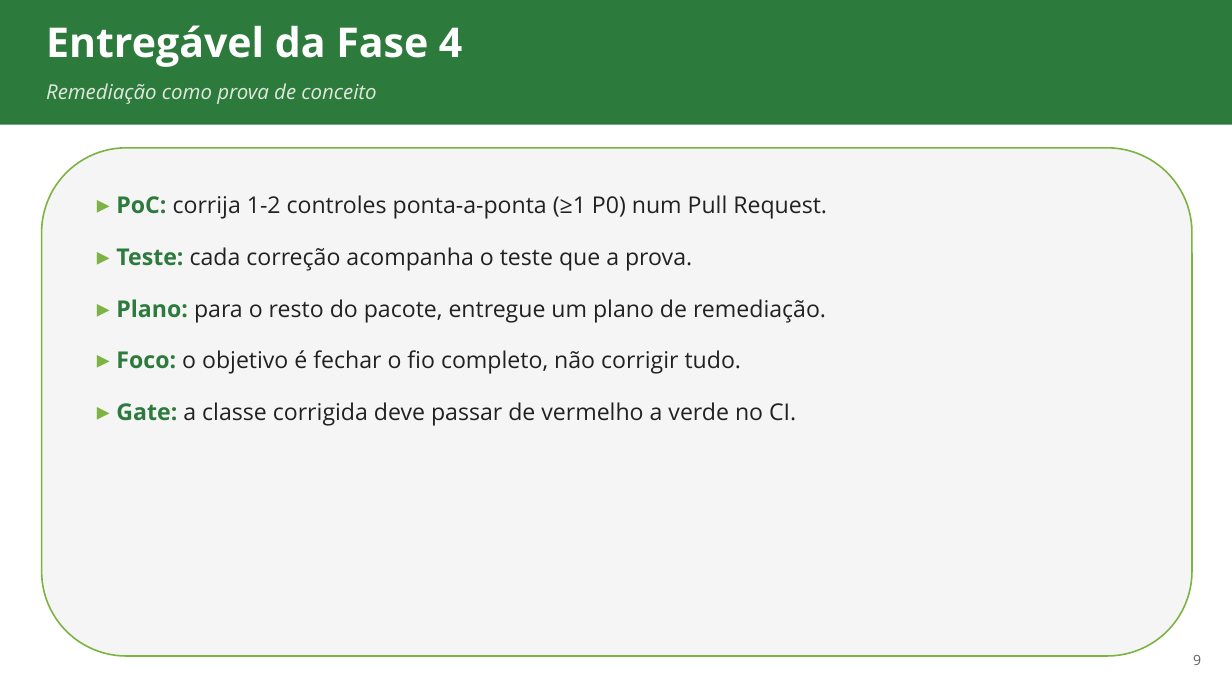
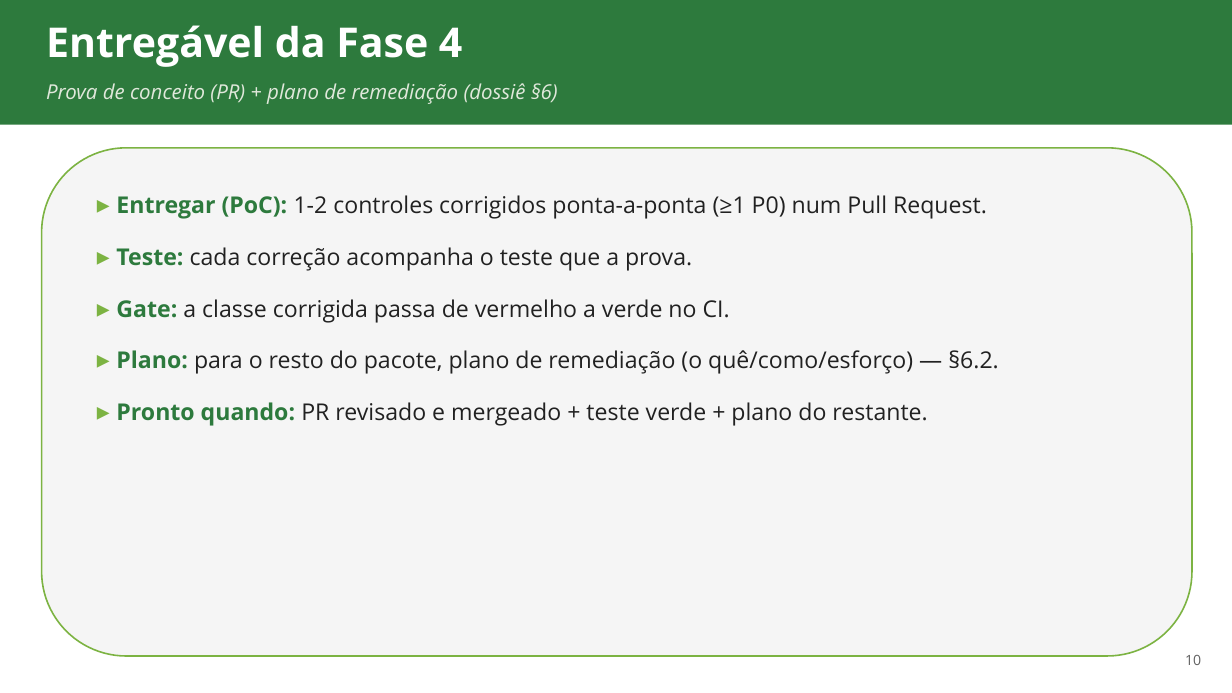
Before and after one commit to ads-sapucaia-ssc/SSC, a slide deck: slide 10 of aulas/aula-06-implementacao-segura.pptx (slide 9 before the commit). Drawn at 1232x693 pixels with LibreOffice and Linux fonts; fonts in the diff are those of the drawing. Boxes give left, top, right and bottom in pixels: in the first picture for what was removed or moved away, otherwise in the second. Text is boxed around its words. In the diff, an @@ line names an element or a change of style, - is before the commit and + after.

```diff
--- a/aulas/aula-06-implementacao-segura.pptx
+++ b/aulas/aula-06-implementacao-segura.pptx
@@ text at [46, 83, 558, 104]: text changed @@
-Remediação como prova de conceito
+Prova de conceito (PR) + plano de remediação (dossiê §6)
@@ text at [116, 195, 987, 219]: text changed @@
-▸ PoC: corrija 1-2 controles ponta-a-ponta (≥1 P0) num Pull Request.
+▸ Entregar (PoC): 1-2 controles corrigidos ponta-a-ponta (≥1 P0) num Pull Request.
@@ text at [116, 299, 999, 426]: text changed @@
-▸ Plano: para o resto do pacote, entregue um plano de remediação.
-▸ Foco: o objetivo é fechar o fio completo, não corrigir tudo.
-▸ Gate: a classe corrigida deve passar de vermelho a verde no CI.
+▸ Gate: a classe corrigida passa de vermelho a verde no CI.
+▸ Plano: para o resto do pacote, plano de remediação (o quê/como/esforço) — §6.2.
+▸ Pronto quando: PR revisado e mergeado + teste verde + plano do restante.
@@ text at [1185, 655, 1201, 665]: text changed @@
-9
+10
```
Also in this commit, not shown: 4 other slides changed, 1 slide added, 13 other files.
